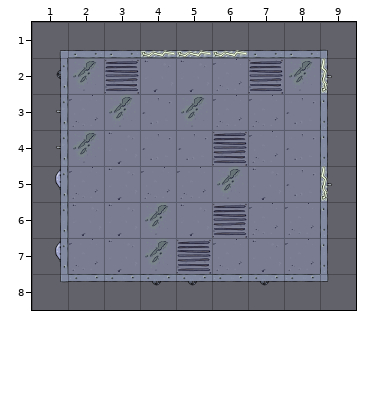
Tiled map (JSON) -- game/assets/maps/map_sticky_test.json. This is how it looked before the edit.
Cells are 100x100 px. Shown: x 1..9, y 1..8.
And afterwards:
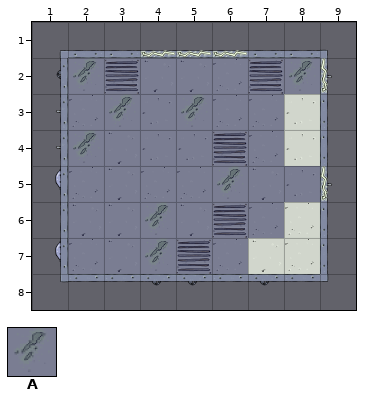
Key: from "darkness": A 0.
_ is an empty cell.
See-through tiles are keyed as they look on the map.
Diff:
{"where": "layer \"Darkness\""}
{"y":3,"x":8,"old":"A","new":"_"}
{"y":4,"x":8,"old":"A","new":"_"}
{"y":6,"x":8,"old":"A","new":"_"}
{"y":7,"x":7,"old":"AA","new":"__"}
